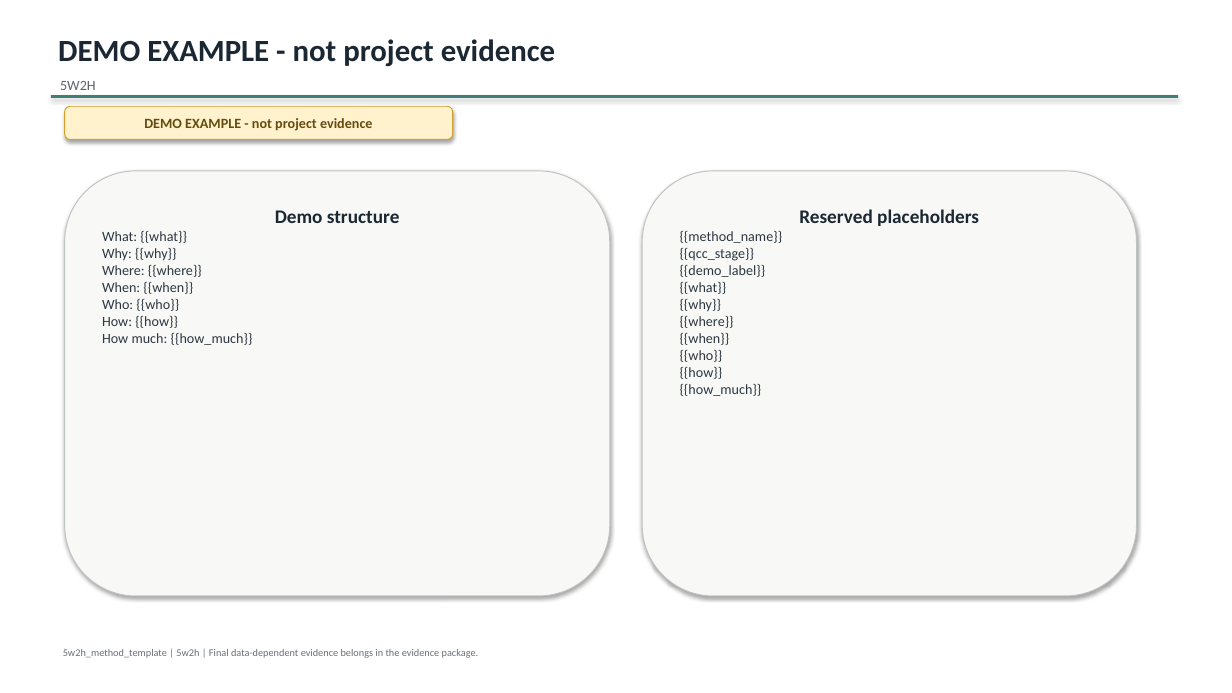
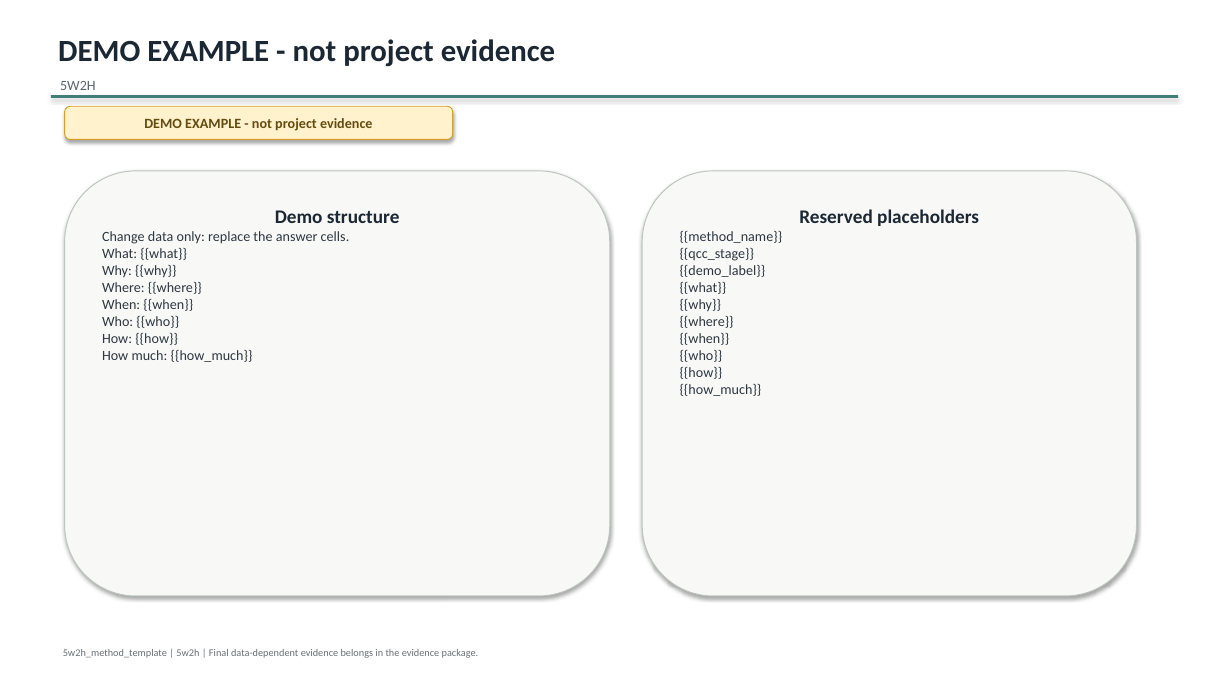
Before and after one commit to xiongxianfei/qcc-toolkit, a slide deck: slide 3 of templates/ppt/methods/5w2h-template.pptx (slide 2 before the commit). Drawn at 1232x693 pixels with LibreOffice and Linux fonts; fonts in the diff are those of the drawing. Boxes give left, top, right and bottom in pixels: in the first picture for what was removed or moved away, otherwise in the second. Text is boxed around its words. In the diff, an @@ line names an element or a change of style, - is before the commit and + after.

Commit message:
Make QCC PPT templates data-editable
Add data-entry slides, editable sample tables, and a Pareto chart data surface so users can adapt templates primarily by replacing data. Refresh PPTX asset tests and validation evidence.

```diff
--- a/templates/ppt/methods/5w2h-template.pptx
+++ b/templates/ppt/methods/5w2h-template.pptx
@@ text in rounded rectangle at [102, 231, 350, 244]: paragraph added @@
+Change data only: replace the answer cells.
```
Also in this commit, not shown: 1 other slide changed, 1 slide added, 15 other files.
